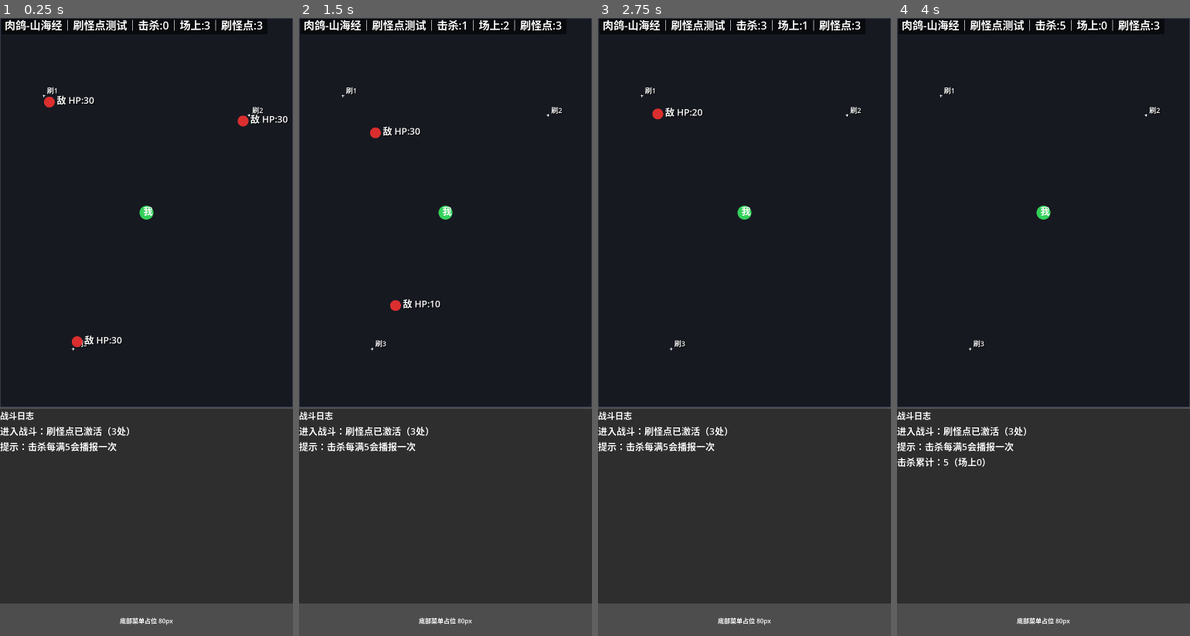
Above: before the commit, frames 1-4 (left to right).
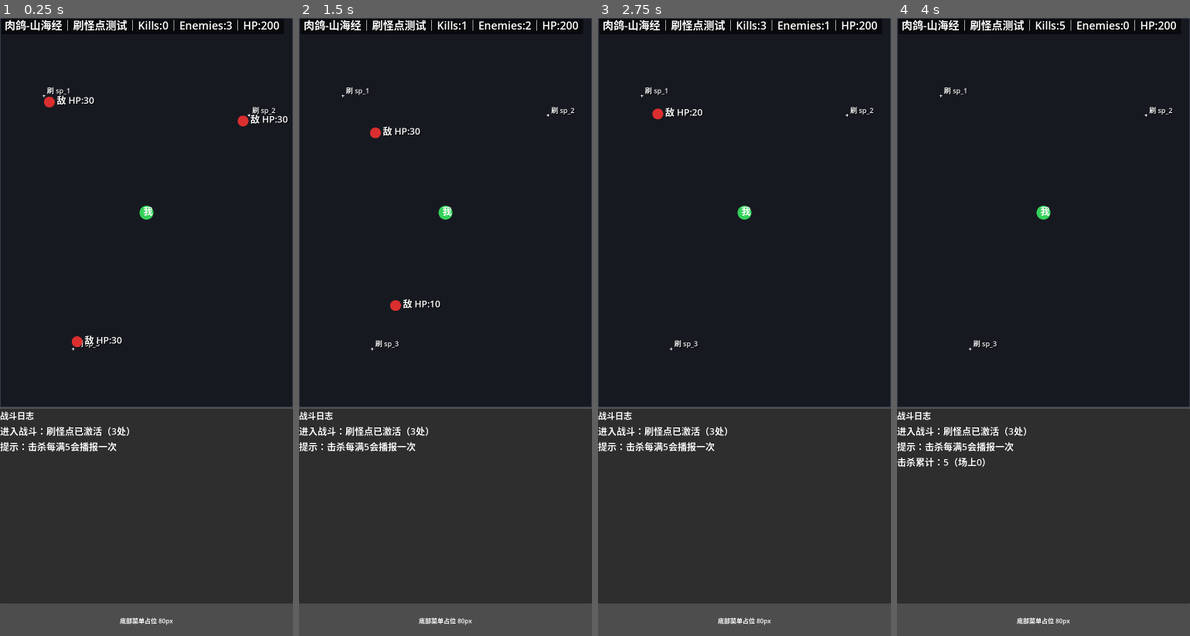
Above: after the commit, the same moments.

Repository: eat-chestnut/shanhaiidle
Game: Godot game, scene res://ui/pages/PageBattle.tscn
The game is run twice, just before and just after one commit, with the same random seed, the same clock (stepped at 60 frames per second) and the same inputs.
Inputs:
- Up to frame 1 (0.25 s): no input
- Up to frame 2 (1.5 s): no input
- Up to frame 3 (2.75 s): no input
- Up to frame 4 (4 s): tap Enter at 2.75 s

The runs differ from the first frame. In frame 1, 0.6% of the frame differs, in the area x 18-96%, y 0-54%; in frame 2, 0.6%; in frame 3, 0.6%; in frame 4, 0.6%.

Commit message:
Prompt 1.15：BattleCanvas 改为“刷怪点驱动生成”，去掉全局刷怪
目标：战斗生成逻辑由 spawn_points 驱动，而不是全局 spawn_interval 或 max_enemies。

请修改 res://ui/pages/BattleCanvas.gd（在现有基础上重构即可）：

A) 读取配置（来自 ConfigService.get_cfg().battle）：
- stage_name
- player
- monsters（用 id 索引）
- spawn_points

B) 建立运行时刷怪点结构 spawn_rt（建议 Dictionary，以 id 为 key）：
每个刷怪点运行时至少包含：
- pos: Vector2（由 arena_rect + ratio 计算得出）
- respawn_s: float
- max_alive: int
- monster_id: String
- alive_count: int（当前该点存活怪数量）
- next_spawn_at: float（下一次允许补刷的时间戳，battle_time）

C) 生成规则（在 _process(delta) 里）：
- battle_time += delta
- 遍历每个 spawn_point：
  - 若 alive_count < max_alive 且 battle_time >= next_spawn_at：
    - 生成 1 只怪（enemy 结构里必须记录 spawn_id）
    - alive_count += 1
    - next_spawn_at = battle_time + respawn_s

D) 击杀规则：
- enemy hp<=0 移除时：
  - kills += 1
  - 从 enemy.spawn_id 找到对应刷怪点 alive_count -= 1（下限0）
  - 日志节奏化：只在 kills % 5 == 0 时写：
    “击杀累计：{kills}（场上{enemies.size}）”

E) 不允许出现以下逻辑：
- 不要再有 max_enemies / enemies.size cap
- 不要有“随时间提升刷怪速度/怪物属性”的逻辑

F) 画面表现：
- 画出刷怪点：小白点/十字 + 文本 “刷 sp_1 / sp_2 / sp_3”
- 怪物仍然红圈 + 文本 “敌 HP:xx”
- 玩家绿圈 + 文本 “我”
- HUD 一行：{stage_name}｜Kills｜Enemies｜HP

验收：
- 怪物会在三个固定点位附近生成
- 杀死后该点会按 respawn_s 补怪，直到恢复到 max_alive
- 不存在全局上限与时间增强

Diff:
--- a/ui/pages/BattleCanvas.gd
+++ b/ui/pages/BattleCanvas.gd
@@ -8,16 +8,17 @@
 
 var player := {
 	"pos": Vector2.ZERO,
+	"hp": 200,
 	"radius": 18.0,
 	"atk": 12,
-	"def": 3,
+	"def": 4,
 	"attack_interval": 0.25,
 }
 
 var stage_name: String = "未命名关卡"
 var monsters_cfg: Dictionary = {}
 var spawn_points_cfg: Array[Dictionary] = []
-var spawn_runtime: Dictionary = {}
+var spawn_rt: Dictionary = {}
 var spawn_order: Array[String] = []
 
 var arena_rect: Rect2 = Rect2(Vector2.ZERO, Vector2.ZERO)
@@ -62,9 +63,10 @@
 		battle_cfg = _load_battle_cfg_from_file()
 
 	stage_name = str(battle_cfg.get("stage_name", "未命名关卡"))
+	_load_player_cfg(battle_cfg)
 	_load_monster_templates(battle_cfg)
 	_load_spawn_points(battle_cfg)
-	_init_spawn_runtime()
+	_init_spawn_rt()
 
 func _load_battle_cfg_from_file() -> Dictionary:
 	var path := "res://data/battle_config.json"
@@ -88,6 +90,16 @@
 				if not monster_id.is_empty():
 					monsters_cfg[monster_id] = monster.duplicate(true)
 
+func _load_player_cfg(battle_cfg: Dictionary) -> void:
+	var player_cfg_any = battle_cfg.get("player", {})
+	if player_cfg_any is Dictionary:
+		var player_cfg: Dictionary = player_cfg_any
+		player["hp"] = int(player_cfg.get("hp", player.get("hp", 200)))
+		player["radius"] = float(player_cfg.get("radius", player.get("radius", 18.0)))
+		player["atk"] = int(player_cfg.get("atk", player.get("atk", 12)))
+		player["def"] = int(player_cfg.get("def", player.get("def", 4)))
+		player["attack_interval"] = maxf(0.05, float(player_cfg.get("attack_interval", player.get("attack_interval", 0.25))))
+
 func _load_spawn_points(battle_cfg: Dictionary) -> void:
 	spawn_points_cfg.clear()
 	var spawn_points = battle_cfg.get("spawn_points", [])
@@ -97,8 +109,8 @@
 				var spawn_point: Dictionary = spawn_any
 				spawn_points_cfg.append(spawn_point.duplicate(true))
 
-func _init_spawn_runtime() -> void:
-	spawn_runtime.clear()
+func _init_spawn_rt() -> void:
+	spawn_rt.clear()
 	spawn_order.clear()
 
 	for i in spawn_points_cfg.size():
@@ -106,22 +118,20 @@
 		var spawn_id: String = str(spawn_point.get("id", "sp_%d" % [i + 1]))
 		if spawn_id.is_empty():
 			spawn_id = "sp_%d" % [i + 1]
-		while spawn_runtime.has(spawn_id):
+		while spawn_rt.has(spawn_id):
 			spawn_id += "_dup"
 
 		var runtime := {
-			"id": spawn_id,
-			"x_ratio": clampf(float(spawn_point.get("x_ratio", 0.5)), 0.0, 1.0),
-			"y_ratio": clampf(float(spawn_point.get("y_ratio", 0.5)), 0.0, 1.0),
+			"pos": Vector2.ZERO,
 			"respawn_s": maxf(0.05, float(spawn_point.get("respawn_s", 1.5))),
 			"max_alive": maxi(0, int(spawn_point.get("max_alive", 1))),
 			"monster_id": str(spawn_point.get("monster_id", DEFAULT_MONSTER_ID)),
 			"alive_count": 0,
-			"full_logged": false,
-			"next_spawn_time": 0.0,
-			"pos": Vector2.ZERO,
+			"next_spawn_at": 0.0,
+			"x_ratio": clampf(float(spawn_point.get("x_ratio", 0.5)), 0.0, 1.0),
+			"y_ratio": clampf(float(spawn_point.get("y_ratio", 0.5)), 0.0, 1.0),
 		}
-		spawn_runtime[spawn_id] = runtime
+		spawn_rt[spawn_id] = runtime
 		spawn_order.append(spawn_id)
 
 	_update_spawn_positions()
@@ -135,34 +145,30 @@
 
 func _update_spawn_positions() -> void:
 	for spawn_id in spawn_order:
-		if not spawn_runtime.has(spawn_id):
+		if not spawn_rt.has(spawn_id):
 			continue
-		var runtime: Dictionary = spawn_runtime[spawn_id]
+		var runtime: Dictionary = spawn_rt[spawn_id]
 		var x_ratio: float = clampf(float(runtime.get("x_ratio", 0.5)), 0.0, 1.0)
 		var y_ratio: float = clampf(float(runtime.get("y_ratio", 0.5)), 0.0, 1.0)
 		runtime["pos"] = arena_rect.position + Vector2(arena_rect.size.x * x_ratio, arena_rect.size.y * y_ratio)
-		spawn_runtime[spawn_id] = runtime
+		spawn_rt[spawn_id] = runtime
 
 func _process_spawn_points() -> void:
 	for spawn_id in spawn_order:
-		if not spawn_runtime.has(spawn_id):
+		if not spawn_rt.has(spawn_id):
 			continue
-		var runtime: Dictionary = spawn_runtime[spawn_id]
+		var runtime: Dictionary = spawn_rt[spawn_id]
 		var alive_count: int = int(runtime.get("alive_count", 0))
 		var max_alive: int = maxi(0, int(runtime.get("max_alive", 0)))
-		var full_logged: bool = bool(runtime.get("full_logged", false))
-		var next_spawn_time: float = float(runtime.get("next_spawn_time", 0.0))
+		var next_spawn_at: float = float(runtime.get("next_spawn_at", 0.0))
 		var respawn_s: float = maxf(0.05, float(runtime.get("respawn_s", 1.5)))
 
-		if alive_count < max_alive and battle_time >= next_spawn_time:
+		if alive_count < max_alive and battle_time >= next_spawn_at:
 			_spawn_enemy_from_point(spawn_id, runtime)
 			alive_count += 1
 			runtime["alive_count"] = alive_count
-			runtime["next_spawn_time"] = battle_time + respawn_s
-			if alive_count == max_alive and not full_logged:
-				runtime["full_logged"] = true
-				EventBus.add_log("刷怪点%s：满产能（%d）" % [spawn_id, max_alive])
-			spawn_runtime[spawn_id] = runtime
+			runtime["next_spawn_at"] = battle_time + respawn_s
+			spawn_rt[spawn_id] = runtime
 
 func _spawn_enemy_from_point(spawn_id: String, runtime: Dictionary) -> void:
 	var monster_id: String = str(runtime.get("monster_id", DEFAULT_MONSTER_ID))
@@ -241,17 +247,17 @@
 		enemies[target_index] = enemy
 
 func _decrease_spawn_alive(spawn_id: String) -> void:
-	if spawn_id.is_empty() or not spawn_runtime.has(spawn_id):
-		return
-	var runtime: Dictionary = spawn_runtime[spawn_id]
+	if spawn_id.is_empty() or not spawn_rt.has(spawn_id):
+		return
+	var runtime: Dictionary = spawn_rt[spawn_id]
 	var alive_count: int = maxi(0, int(runtime.get("alive_count", 0)) - 1)
 	var respawn_s: float = maxf(0.05, float(runtime.get("respawn_s", 1.5)))
 	var gate_time: float = battle_time + respawn_s
-	var next_spawn_time: float = float(runtime.get("next_spawn_time", 0.0))
+	var next_spawn_at: float = float(runtime.get("next_spawn_at", 0.0))
 	runtime["alive_count"] = alive_count
-	if next_spawn_time < gate_time:
-		runtime["next_spawn_time"] = gate_time
-	spawn_runtime[spawn_id] = runtime
+	if next_spawn_at < gate_time:
+		runtime["next_spawn_at"] = gate_time
+	spawn_rt[spawn_id] = runtime
 
 func _find_nearest_enemy_index() -> int:
 	var player_pos: Vector2 = player["pos"]
@@ -292,7 +298,7 @@
 			true
 		)
 
-	var hud_text := "%s｜击杀:%d｜场上:%d｜刷怪点:%d" % [stage_name, kills, enemies.size(), spawn_order.size()]
+	var hud_text := "%s｜Kills:%d｜Enemies:%d｜HP:%d" % [stage_name, kills, enemies.size(), int(player["hp"])]
 	var hud_pos := Vector2(12, 30)
 	var hud_bg_width: float = minf(size.x - 16.0, _measure_text_width(hud_text, HUD_LABEL_SIZE) + 20.0)
 	var hud_bg_rect := Rect2(hud_pos + Vector2(-8, -28), Vector2(hud_bg_width, 40))
@@ -309,16 +315,16 @@
 func _draw_spawn_points() -> void:
 	for i in spawn_order.size():
 		var spawn_id: String = spawn_order[i]
-		if not spawn_runtime.has(spawn_id):
+		if not spawn_rt.has(spawn_id):
 			continue
-		var runtime: Dictionary = spawn_runtime[spawn_id]
+		var runtime: Dictionary = spawn_rt[spawn_id]
 		var pos: Vector2 = runtime.get("pos", Vector2.ZERO)
 		draw_line(pos + Vector2(-4, 0), pos + Vector2(4, 0), Color.WHITE, 1.0)
 		draw_line(pos + Vector2(0, -4), pos + Vector2(0, 4), Color.WHITE, 1.0)
 		draw_circle(pos, 2.0, Color.WHITE)
 		_draw_label(
 			pos + Vector2(8, -6),
-			"刷%d" % [i + 1],
+			"刷 %s" % spawn_id,
 			Color(1.0, 1.0, 1.0, 0.95),
 			SPAWN_LABEL_SIZE,
 			true
